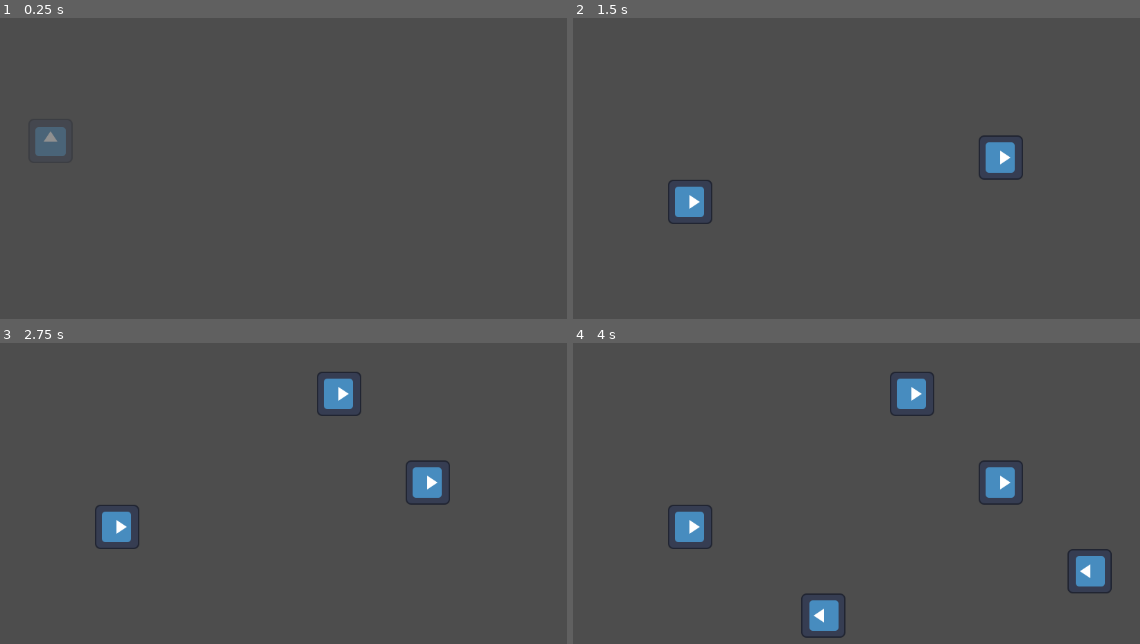
Above: before the commit, frames 1-4 (two rows, left to right).
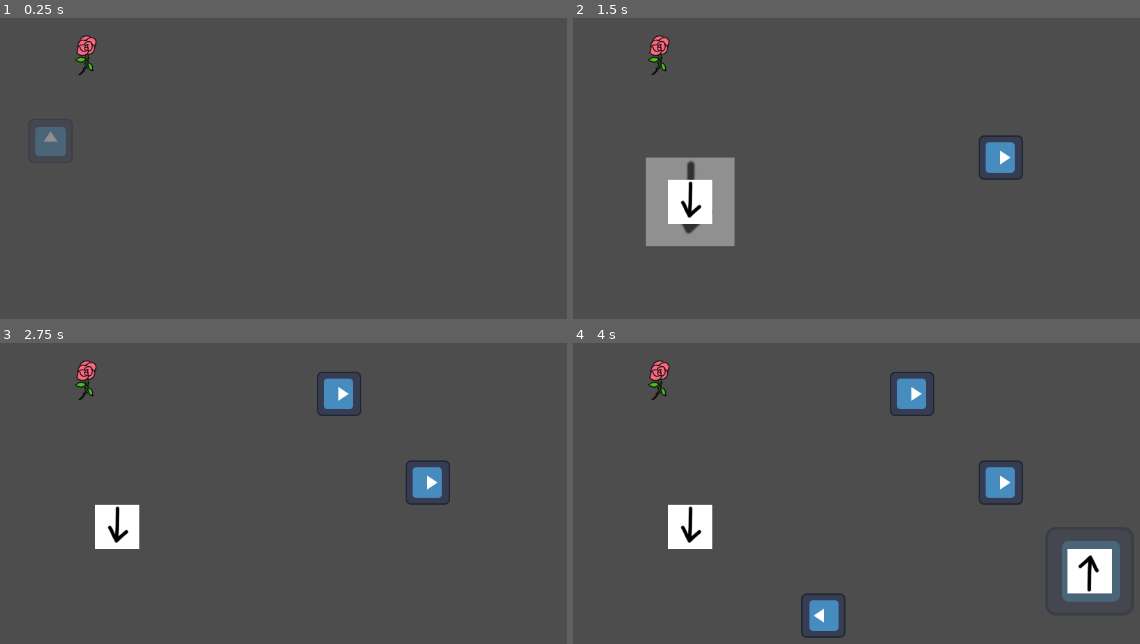
Above: after the commit, the same moments.

Repository: bsc23me/GodotWildJam426
Game: Godot game, scene res://MainScene.tscn
The game is run twice, just before and just after one commit, with the same random seed, the same clock (stepped at 60 frames per second) and the same inputs. The engine's default icon, where the game draws it, is replaced by a stand-in: a white triangle on a blue panel in a dark square.
Inputs (mouse positions are in pixels of both pictures, inside the frame that each line leads up to):
- Up to frame 1 (0.25 s): no input
- Up to frame 2 (1.5 s): tap Enter at 0.5 s; move the mouse to (1020, 159) at 0.52 s; tap R at 0.6 s; click (1020, 159) at 0.67 s; tap 1 at 0.8, 1.35 s; tap Space at 1.25 s; move the mouse to (686, 204) at 1.27 s; click (686, 204) at 1.42 s
- Up to frame 3 (2.75 s): tap 2 at 1.55, 2.1 s; tap Enter at 2 s; move the mouse to (351, 409) at 2.02 s; click (351, 409) at 2.17 s; tap R at 2.3 s
- Up to frame 4 (4 s): tap Space at 2.75 s; move the mouse to (805, 595) at 2.77 s; tap R at 2.85 s; click (805, 595) at 2.92 s; tap 1 at 3.05, 3.6 s; tap Enter at 3.5 s; move the mouse to (1083, 574) at 3.52 s; click (1083, 574) at 3.67 s; tap 2 at 3.8 s

The runs differ from the first frame. In frame 1, 0.3% of the frame differs, in the area x 13-18%, y 5-19%; in frame 2, 4.8%, in the area x 12-29%, y 5-76%; in frame 3, 1.4%; in frame 4, 3.5%.

Commit message:
added multiple placeable constructs

Diff:
--- a/MainScene.tscn
+++ b/MainScene.tscn
@@ -3,6 +3,8 @@
 [ext_resource type="Texture2D" uid="uid://crtms5edr7pkj" path="res://icon.svg" id="1_3mqji"]
 [ext_resource type="Script" uid="uid://caerpow405td4" path="res://_scripts/grid_manager.gd" id="1_rpqi1"]
 [ext_resource type="Script" uid="uid://dogk0odjmsww5" path="res://_scripts/ghost_construct.gd" id="2_x4av3"]
+[ext_resource type="Texture2D" uid="uid://cl14b8ghnbe16" path="res://sprites/Belt_temp.png" id="4_rf2cd"]
+[ext_resource type="Texture2D" uid="uid://ckj2q3p12eslf" path="res://sprites/Rose_temp.png" id="5_a814b"]
 
 [node name="Node2D" type="Node2D" unique_id=1288777129]
 
@@ -18,4 +20,10 @@
 script = ExtResource("2_x4av3")
 grid_scale = 64
 scene_root = NodePath("..")
-tile_node = "res://sub_scenes/construct.tscn"
+tile_node = Array[String](["res://sub_scenes/construct.tscn", "res://sub_scenes/belt.tscn"])
+belt_texture = ExtResource("4_rf2cd")
+default_texture = ExtResource("1_3mqji")
+
+[node name="Rose" type="Sprite2D" parent="." unique_id=1576680889]
+position = Vector2(308, 139)
+texture = ExtResource("5_a814b")
--- a/_scripts/ghost_construct.gd
+++ b/_scripts/ghost_construct.gd
@@ -2,13 +2,20 @@
 
 @export var grid_scale = 128
 @export var scene_root: Node2D
-@export var tile_node: String
+@export var tile_node: Array[String]
+@export var belt_texture: Texture
+@export var default_texture: Texture
 
 var tile_scene
+var scenes: Array[PackedScene]
+var selected_tile_type: int
 
 # Called when the node enters the scene tree for the first time.
 func _ready() -> void:
-	tile_scene = load(tile_node)
+	selected_tile_type = 0
+	scenes.resize(tile_node.size())
+	for i in tile_node.size():
+		scenes[i] = load(tile_node[i])
 	self_modulate = Color(1.0, 1.0, 1.0, 0.376)
 	pass # Replace with function body.
 
@@ -17,21 +24,27 @@
 		position = snap(event.position, grid_scale)
 	if event is InputEventMouseButton:
 		if event.button_index == MOUSE_BUTTON_LEFT and !GridManager.has_tile(position):
-			var tile = tile_scene.instantiate()
-			tile.position = position
-			tile.rotation = rotation
-			scene_root.add_child(tile)
-			GridManager.add_tile(tile.position, tile)
+			place_tile(selected_tile_type)
+
 		elif event.button_index == MOUSE_BUTTON_RIGHT:
 			var pos = Vector2i(position)
 			if GridManager.has_tile(pos):
 				GridManager.remove_tile(pos)
 	if event is InputEventKey:
-		if event.keycode == KEY_R and event.pressed:
-			if event.shift_pressed:
-				rotation -= PI / 2
-			else:
-				rotation += PI / 2
+		if event.pressed:
+			if event.keycode == KEY_R:
+				if event.shift_pressed:
+					rotation -= PI / 2
+				else:
+					rotation += PI / 2
+			if event.keycode == KEY_1:
+				scale *= 2
+				texture = belt_texture
+				selected_tile_type = 1
+			if event.keycode == KEY_2:
+				scale *= 0.5
+				texture = default_texture
+				selected_tile_type = 0
 # Called every frame. 'delta' is the elapsed time since the previous frame.
 func _process(delta: float) -> void:
 	pass
@@ -43,3 +56,10 @@
 	pos += Vector2(0.5,0.5)
 	pos *= gridScale
 	return pos
+
+func place_tile(tile_type):
+	var tile = scenes[tile_type].instantiate()
+	tile.position = position
+	tile.rotation = rotation
+	scene_root.add_child(tile)
+	GridManager.add_tile(tile.position, tile)
--- /dev/null
+++ b/sub_scenes/belt.tscn
@@ -0,0 +1,6 @@
+[gd_scene format=3 uid="uid://bauuco10jmc7d"]
+
+[ext_resource type="Texture2D" uid="uid://cl14b8ghnbe16" path="res://sprites/Belt_temp.png" id="1_susb0"]
+
+[node name="Belt" type="Sprite2D" unique_id=1601783012]
+texture = ExtResource("1_susb0")
Binary file added: sprites/Belt_temp.png
Not shown, added: sprites/Belt_temp.png.import
Binary file added: sprites/Rose_temp.png
Not shown, added: sprites/Rose_temp.png.import
